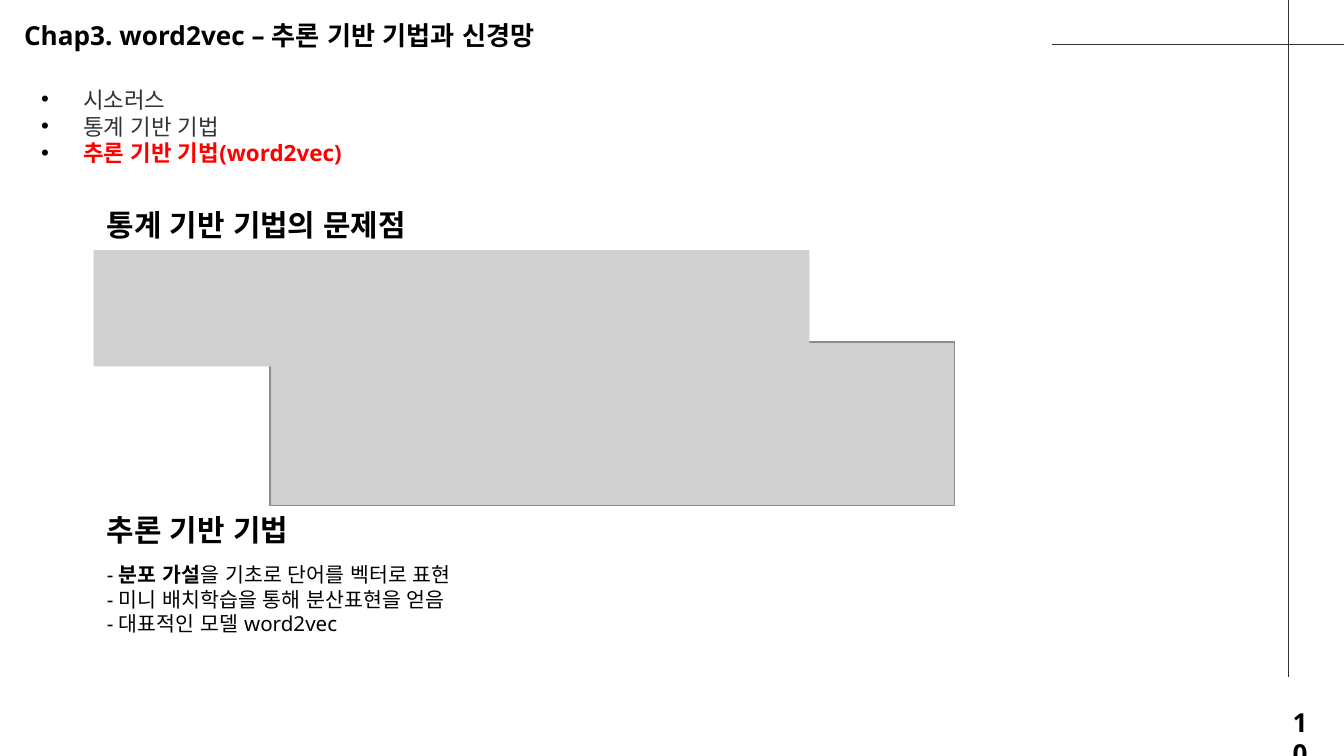
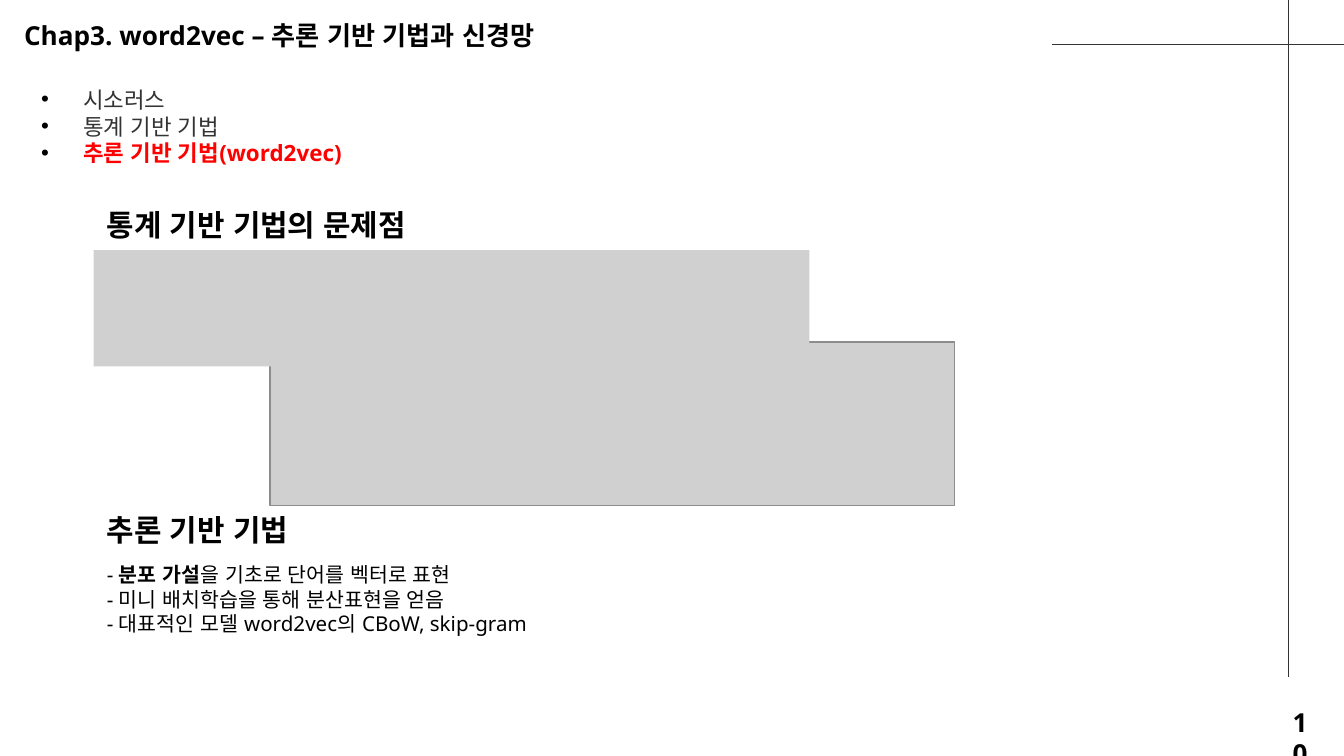
Before and after one commit to seungdeng/Deep-Learning-from-Scratch, a slide deck: slide 10 of study/발표자료/20250220_밑딥2_이승건_chap2345발표자료_NotoSans.pptx. Drawn at 1344x756 pixels with LibreOffice and Linux fonts; fonts in the diff are those of the drawing; grey boxes stand for pictures. Boxes give left, top, right and bottom in pixels: in the first picture for what was removed or moved away, otherwise in the second. Text is boxed around its words. In the diff, an @@ line names an element or a change of style, - is before the commit and + after.

```diff
--- a/study/발표자료/20250220_밑딥2_이승건_chap2345발표자료_NotoSans.pptx
+++ b/study/발표자료/20250220_밑딥2_이승건_chap2345발표자료_NotoSans.pptx
@@ text at [119, 564, 527, 636]: text changed @@
-- 분포 가설을 기초로 단어를 벡터로 표현
-- 미니 배치학습을 통해 분산표현을 얻음
-- 대표적인 모델 word2vec
+- 분포 가설을 기초로 단어를 벡터로 표현
+- 미니 배치학습을 통해 분산표현을 얻음
+- 대표적인 모델 word2vec의 CBoW, skip-gram
```
Also in this commit, not shown: 3 other slides changed.
